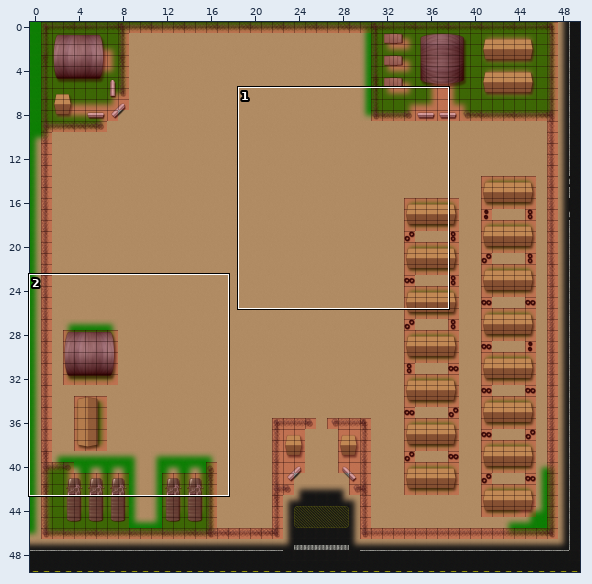
Tiled map -- SimSurance/Resources/armyBase.tmx. Above: a wide view before the commit, with the close-up outlined.
Close-up. Before:
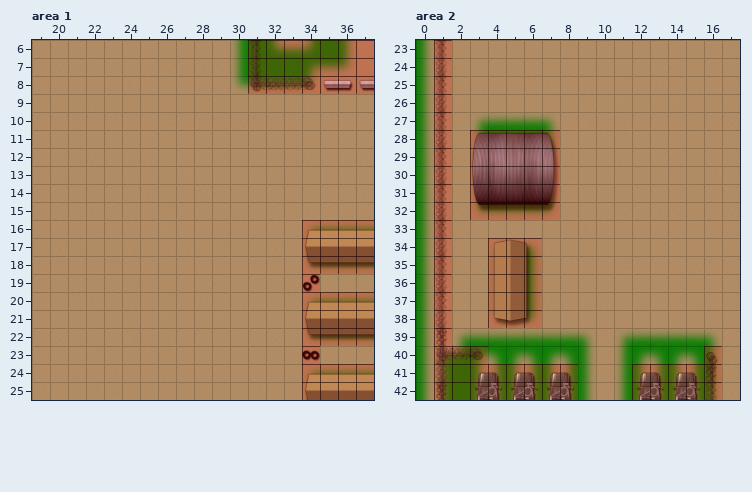
Cells are 64x64 px. Shown: area 1 x 19..37, y 6..25; area 2 x 0..17, y 23..42. The commit also changed other parts of the map, which this record leaves out.
Once edited:
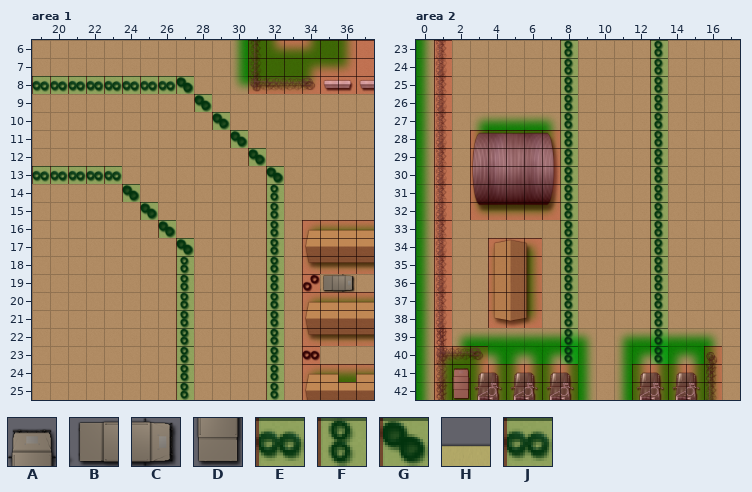
Key: from "army_base_tiles": A 96, B 97, C 98, D 112, E 145, F 160, G 161, H 210; from "meta_tiles": J 1.
_ is an empty cell.
Tiles replaced or removed in this view: H.
See-through tiles are keyed as they look on the map.
The edit:
Changed rows in their new state; . is an unchanged cell.
Layer "fences", area 1:
first column x 19:
 8 EEEEEEEEG.........
 9 .........G........
10 ..........G.......
11 ...........G......
12 ............G.....
13 EEEEE........G....
14 .....G.......F....
15 ......G......F....
16 .......G.....F....
17 ........G....F....
18 ........F....F....
19 ........F....F..BC
20 ........F....F....
21 ........F....F....
22 ........F....F....
23 ........F....F....
24 ........F....F..._
25 ........F....F....
Layer "collision", area 1:
first column x 19:
 8 JJJJJJJJJ.....
 9 .........J....
10 ..........J...
11 ...........J..
12 ............J.
13 JJJJJ........J
14 .....J.......J
15 ......J......J
16 .......J.....J
17 ........J....J
18 ........J....J
19 ........J....J
20 ........J....J
21 ........J....J
22 ........J....J
23 ........J....J
24 ........J....J
25 ........J....J
Layer "fences", area 2:
first column x 2:
23 ......F....F
24 ......F....F
25 ......F....F
26 ......F....F
27 ......F....F
28 ......F....F
29 ......F....F
30 ......F....F
31 ......F....F
32 ......F....F
33 ......F....F
34 ......F....F
35 ......F....F
36 ......F....F
37 ......F....F
38 ......F....F
39 ......F....F
40 ......F....F
41 A...........
42 D...........
Layer "collision", area 2:
first column x 8:
23 J....J
24 J....J
25 J....J
26 J....J
27 J....J
28 J....J
29 J....J
30 J....J
31 J....J
32 J....J
33 J....J
34 J....J
35 J....J
36 J....J
37 J....J
38 J....J
39 J....J
40 J....J
Where, in picture pixels (left, top, right, bottom), the same in both close-ups:
added: (32, 76, 284, 400)
added: (320, 274, 355, 292)
removed: (338, 373, 356, 382)
added: (560, 40, 578, 364)
added: (650, 40, 668, 364)
added: (452, 368, 470, 400)
